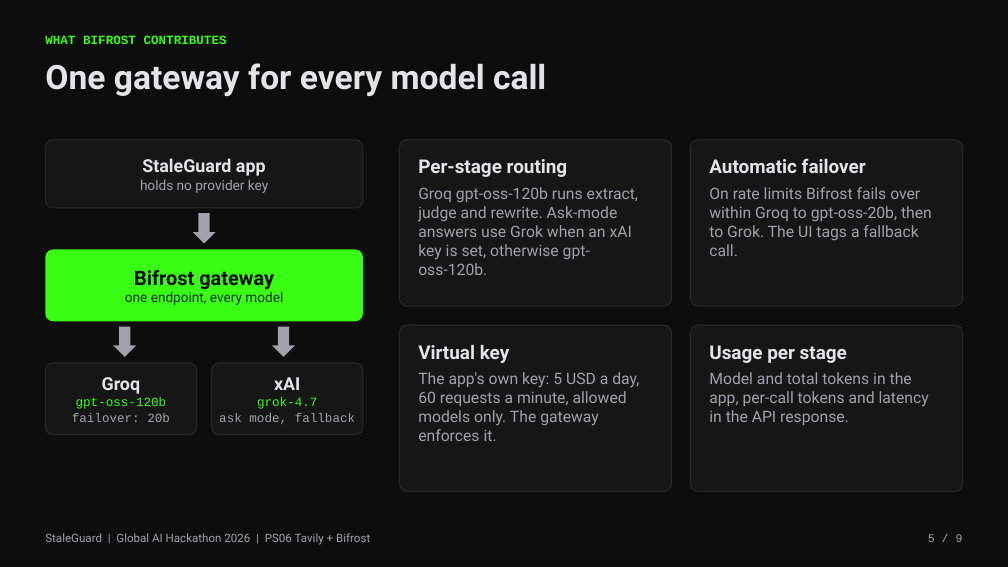
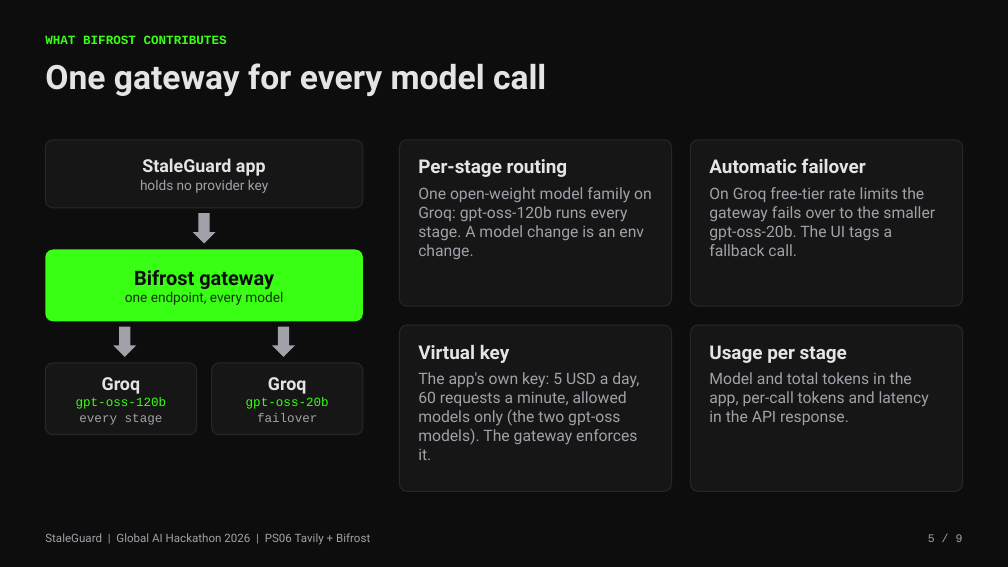
Before and after one commit to 6rzan/StaleGuard, a slide deck: slide 5 of docs/pitch/StaleGuard-pitch.pptx. Drawn at 1008x567 pixels with LibreOffice and Linux fonts; fonts in the diff are those of the drawing. Boxes give left, top, right and bottom in pixels: in the first picture for what was removed or moved away, otherwise in the second. Text is boxed around its words. In the diff, an @@ line names an element or a change of style, - is before the commit and + after.

Commit message:
docs: deck for Groq only

```diff
--- a/docs/pitch/StaleGuard-pitch.pptx
+++ b/docs/pitch/StaleGuard-pitch.pptx
@@ text at (418, 187, 652, 259): text changed @@
-Groq gpt-oss-120b runs extract, judge and rewrite. Ask-mode answers use Grok when an xAI key is set, otherwise gpt-oss-120b.
+One open-weight model family on Groq: gpt-oss-120b runs every stage. A model change is an env change.
@@ text at (709, 187, 935, 256): text changed @@
-On rate limits Bifrost fails over within Groq to gpt-oss-20b, then to Grok. The UI tags a fallback call.
+On Groq free-tier rate limits the gateway fails over to the smaller gpt-oss-20b. The UI tags a fallback call.
@@ text at (246, 377, 329, 422): text changed; text colour #A1A1AA to #39FF14 @@
-xAI
-grok-4.7
-ask mode, fallback
+Groq
+gpt-oss-20b
+failover
@@ text at (418, 372, 639, 460): text changed @@
-The app's own key: 5 USD a day, 60 requests a minute, allowed models only. The gateway enforces it.
+The app's own key: 5 USD a day, 60 requests a minute, allowed models only (the two gpt-oss models). The gateway enforces it.
@@ text at (79, 414, 163, 425): text changed @@
-failover: 20b
+every stage
```
Also in this commit, not shown: 2 other files.
